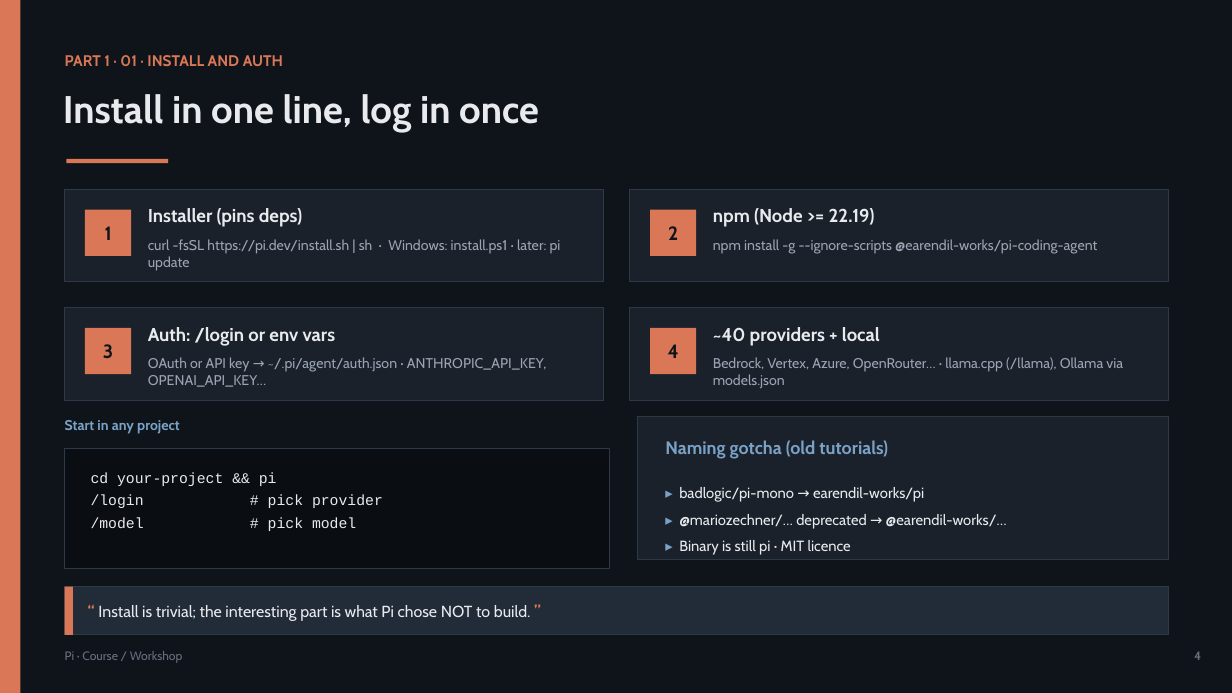
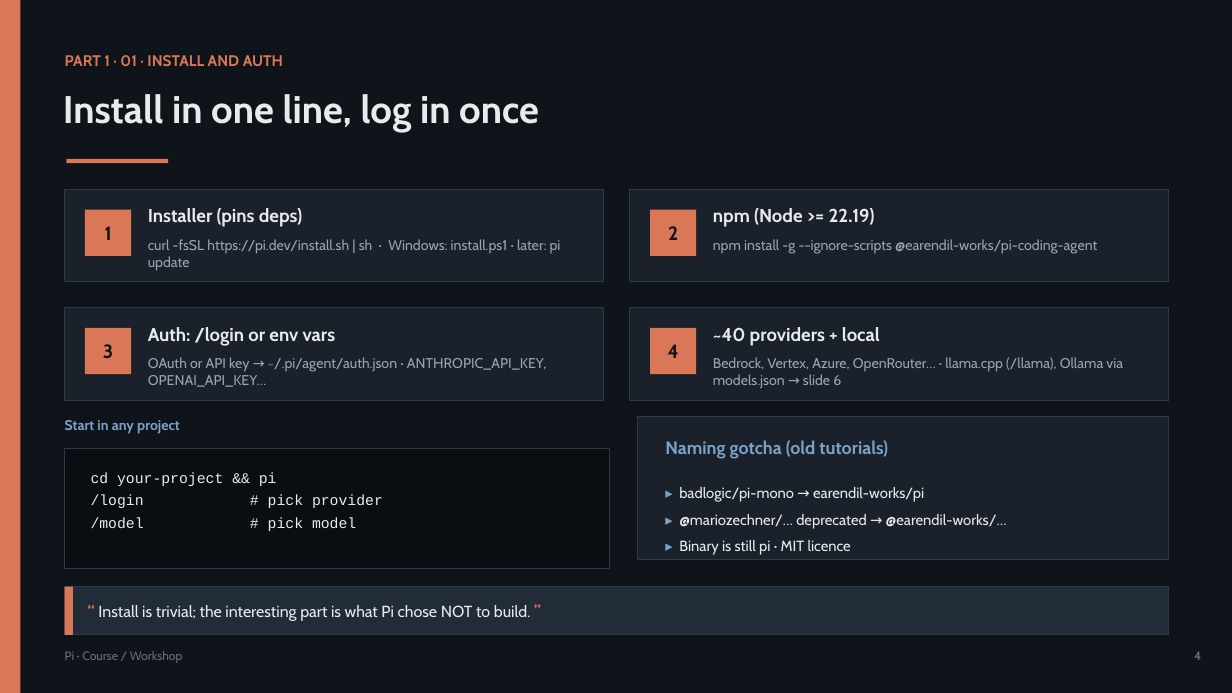
Before and after one commit to olonok69/pi_code_ml_engineer, a slide deck: slide 4 of presentation/Pi_Presentation.pptx. Drawn at 1232x693 pixels with LibreOffice and Linux fonts; fonts in the diff are those of the drawing. Boxes give left, top, right and bottom in pixels: in the first picture for what was removed or moved away, otherwise in the second. Text is boxed around its words. In the diff, an @@ line names an element or a change of style, - is before the commit and + after.

```diff
--- a/presentation/Pi_Presentation.pptx
+++ b/presentation/Pi_Presentation.pptx
@@ text at [713,357,1123,388]: text changed @@
-Bedrock, Vertex, Azure, OpenRouter… · llama.cpp (/llama), Ollama via models.json
+Bedrock, Vertex, Azure, OpenRouter… · llama.cpp (/llama), Ollama via models.json → slide 6
```
Also in this commit, not shown: 34 other slides changed, 1 slide added, 18 other files.
